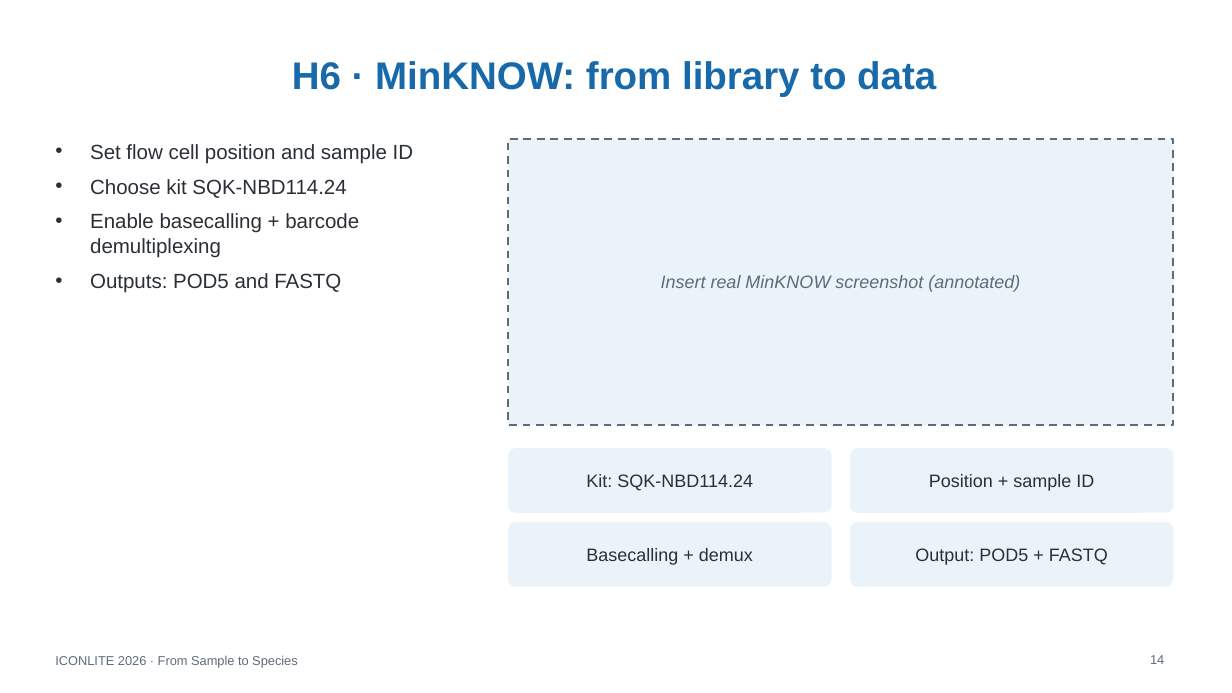
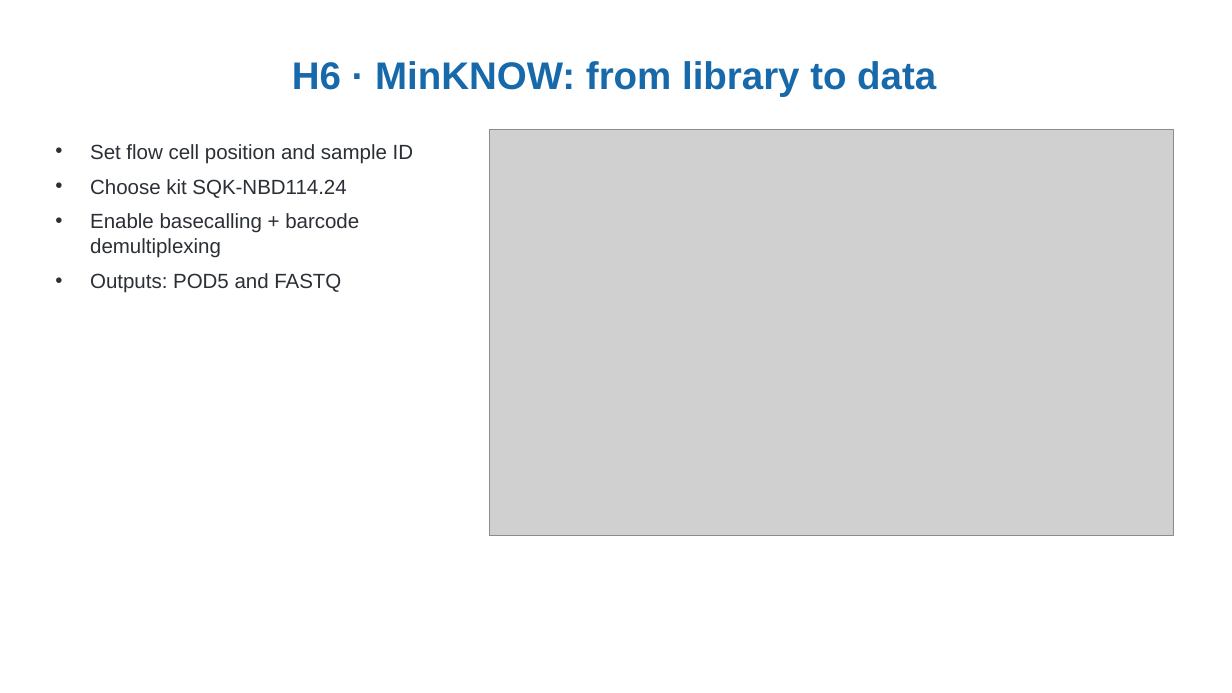
Before and after one commit to WhyAdr/ICONLITE-2026, a slide deck: slide 14 of ICONLITE_ONT_Amplicon_Sequencing_Workshop.pptx. Drawn at 1232x693 pixels with LibreOffice and Linux fonts; fonts in the diff are those of the drawing; grey boxes stand for pictures. Boxes give left, top, right and bottom in pixels: in the first picture for what was removed or moved away, otherwise in the second. Text is boxed around its words. In the diff, an @@ line names an element or a change of style, - is before the commit and + after.

Commit message:
Resolve Claude critiques: remove footers/numbers, embed real MinKNOW/EPI2ME screenshots, fix protocol discrepancies, and regenerate handbook DOCX/PDF

```diff
--- a/ICONLITE_ONT_Amplicon_Sequencing_Workshop.pptx
+++ b/ICONLITE_ONT_Amplicon_Sequencing_Workshop.pptx
@@ picture added at box(490, 129, 1174, 536) @@
@@ rectangle removed at box(508, 139, 1174, 425) @@
-Insert real MinKNOW screenshot (annotated)
@@ rounded rectangle removed at box(508, 448, 832, 513) @@
-Kit: SQK-NBD114.24
@@ rounded rectangle removed at box(850, 448, 1174, 513) @@
-Position + sample ID
@@ rounded rectangle removed at box(508, 522, 832, 587) @@
-Basecalling + demux
@@ rounded rectangle removed at box(850, 522, 1174, 587) @@
-Output: POD5 + FASTQ
@@ text removed at box(55, 655, 298, 668) @@
-ICONLITE 2026 · From Sample to Species
@@ page number removed at box(1150, 655, 1164, 664) @@
-14
```
Also in this commit, not shown: 21 other slides changed, 1 slide added, 1 slide removed, 18 other files.
